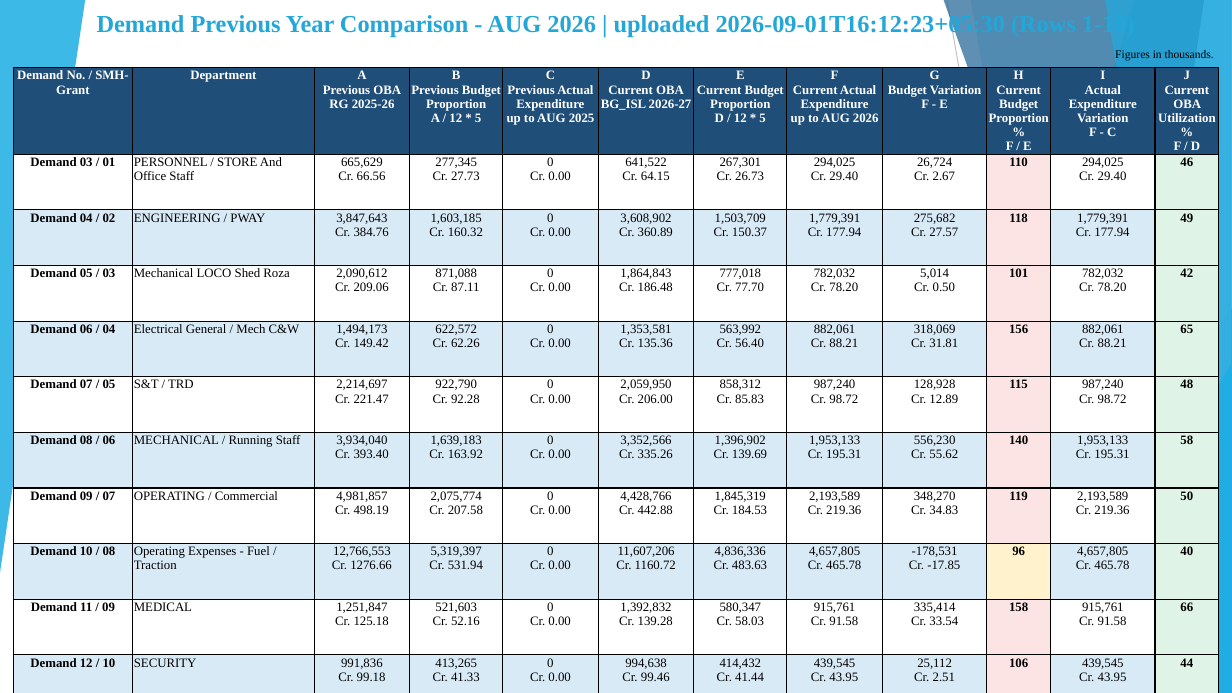
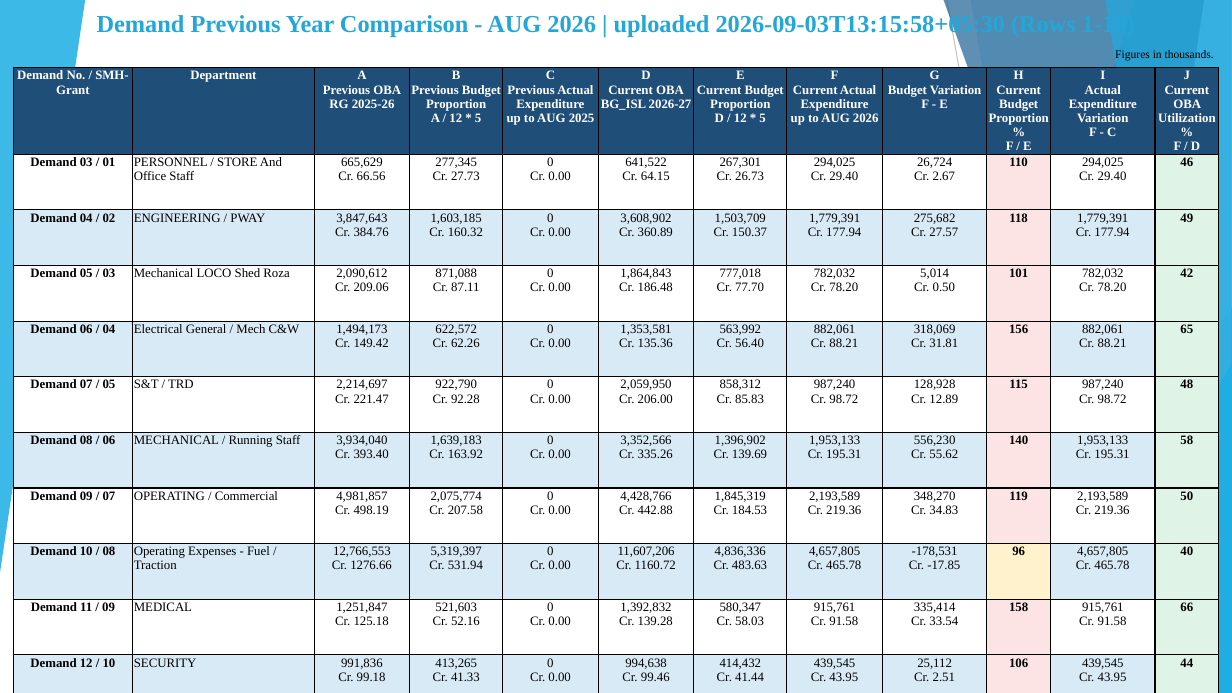
Before and after one commit to girishtiwari007/MB-BUDGET, a slide deck: slide 12 of exports/Moradabad_Division_Current_Year_Budget_Analysis.pptx. Drawn at 1232x693 pixels with LibreOffice and Linux fonts; fonts in the diff are those of the drawing. Boxes give left, top, right and bottom in pixels: in the first picture for what was removed or moved away, otherwise in the second. Text is boxed around its words. In the diff, an @@ line names an element or a change of style, - is before the commit and + after.

```diff
--- a/exports/Moradabad_Division_Current_Year_Budget_Analysis.pptx
+++ b/exports/Moradabad_Division_Current_Year_Budget_Analysis.pptx
@@ text at (80,13,1005,555): text changed @@
-Demand Previous Year Comparison - AUG 2026 | uploaded 2026-09-01T16:12:23+05:30 (Rows 1-10)
+Demand Previous Year Comparison - AUG 2026 | uploaded 2026-09-03T13:15:58+05:30 (Rows 1-10)
```
Also in this commit, not shown: 11 other slides changed, 31 other files.
